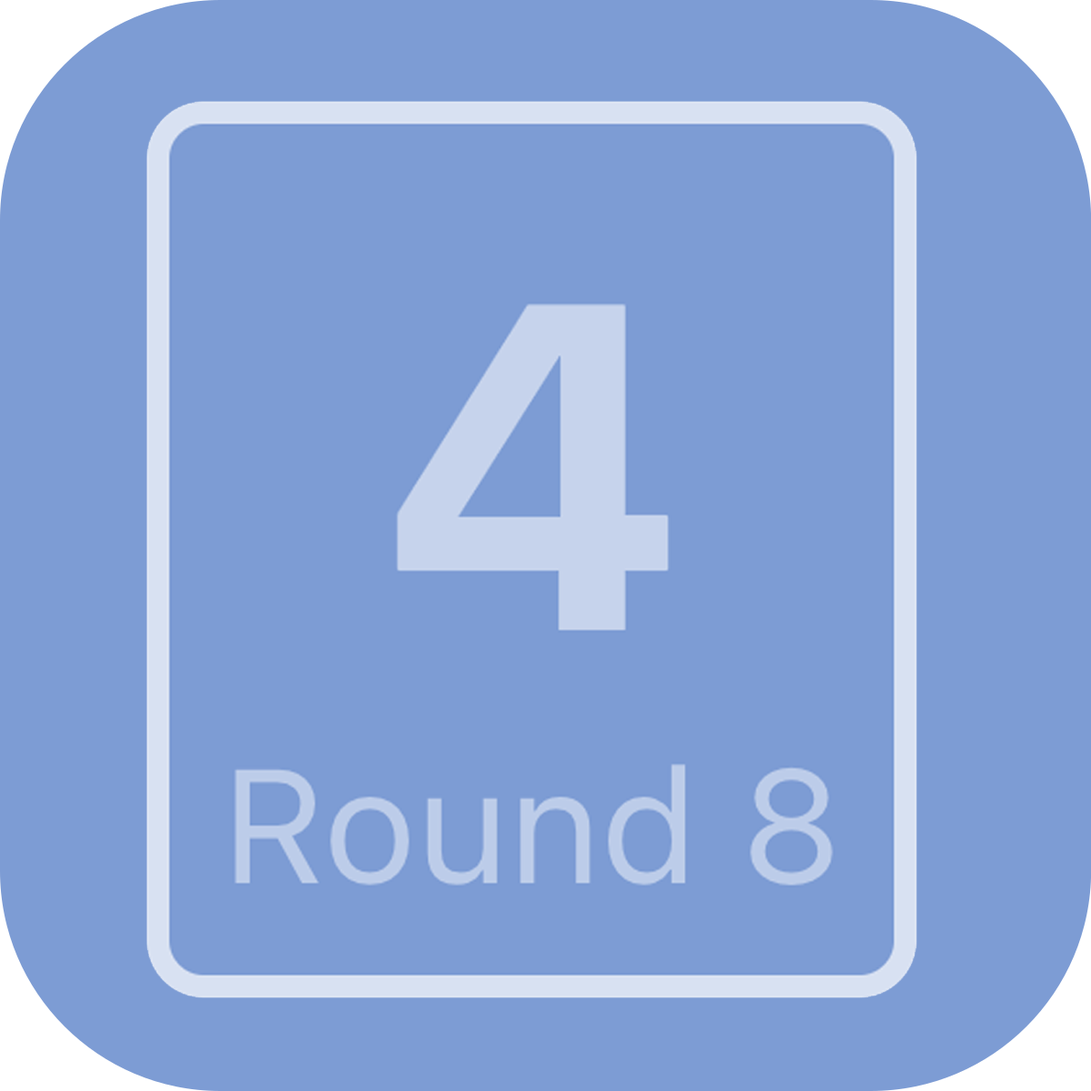
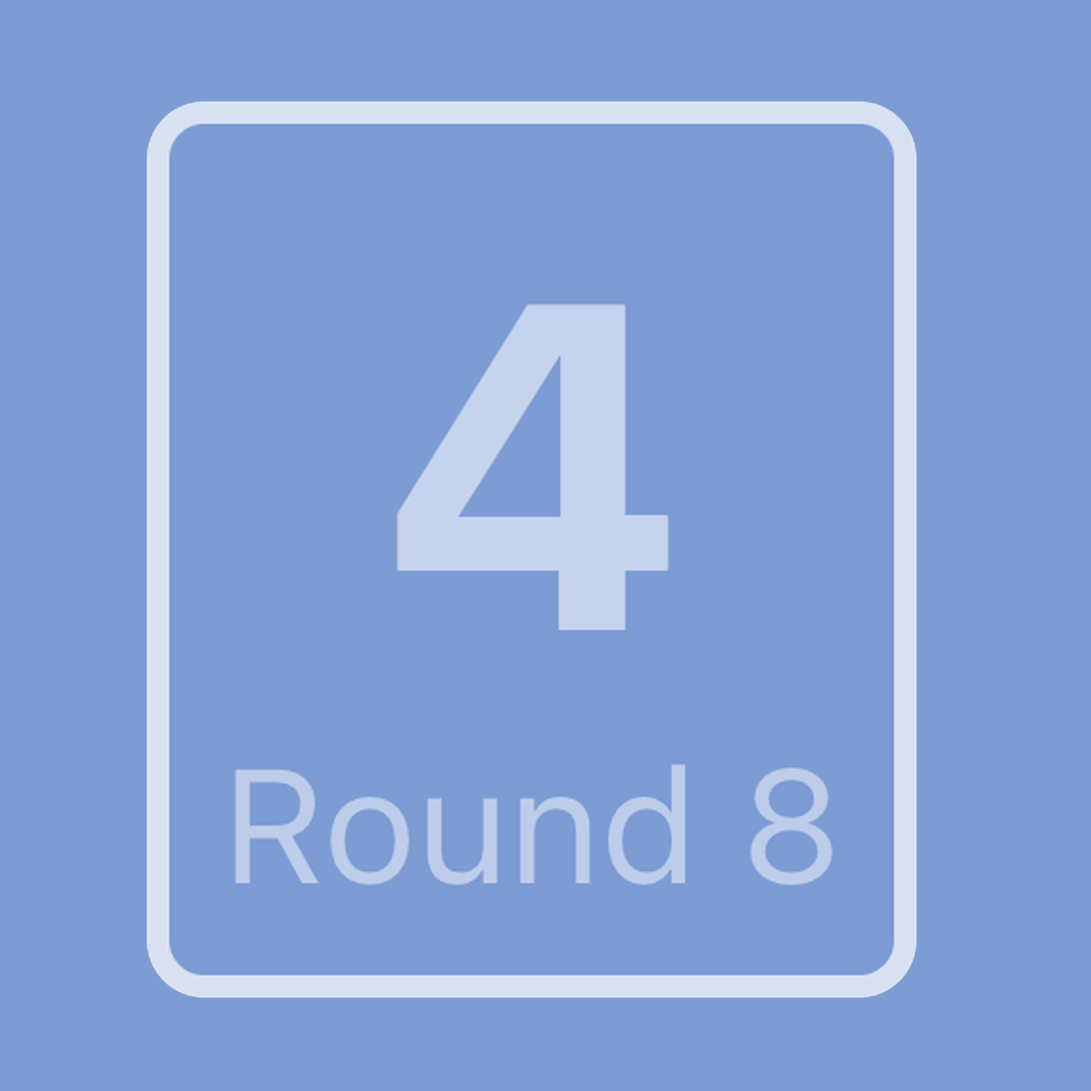
Two versions of the same layered image (1091 × 1091). Layer-by-layer changes:
added layer "Layer 4" in group "normal" over (0, 0, 1091, 1091)
